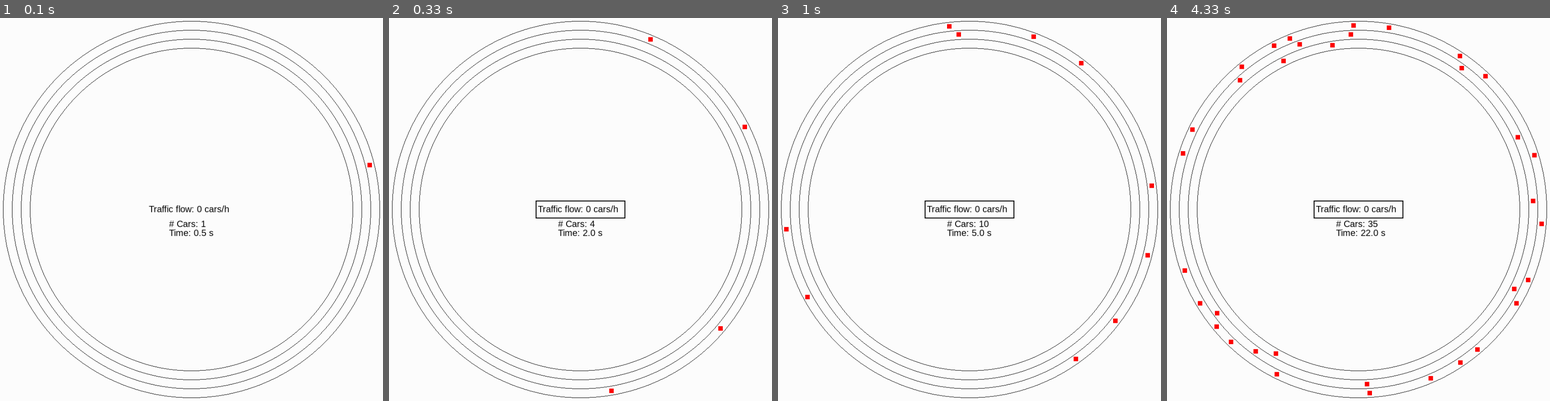
Above: before the commit, frames 1-4 (left to right).
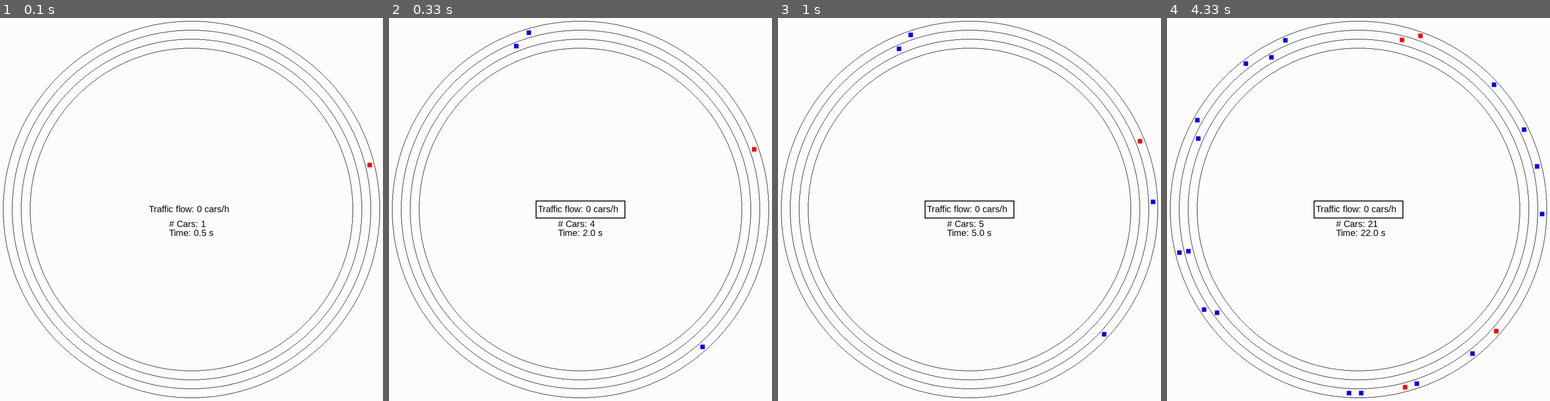
Above: after the commit, the same moments.

Repository: atonderski/TrafficMadness
Game: pygame game, started from traffic_madness/main.py
Same seed, same stepped clock (60 frames per second), same inputs: the game is played once before the commit and once after it.
Inputs:
- Up to frame 1 (0.1 s): no input
- Up to frame 2 (0.33 s): no input
- Up to frame 3 (1 s): no input
- Up to frame 4 (4.33 s): no input

Frame 1 is identical in both runs. In frame 2, 0.1% of the frame differs, in the area x 32-96%, y 3-99%; in frame 3, 0.3%; in frame 4, 0.9%, in the area x 2-99%, y 1-99%.

Commit message:
Buffer for velocities, retarded reactions

Diff:
--- a/traffic_madness/car/__init__.py
+++ b/traffic_madness/car/__init__.py
@@ -6,7 +6,7 @@
 class Car:
     def __init__(self, position, velocity, lane=0, delay_buffer_length=0):
         config = Config()
-        self.delay_buffer_length = delay_buffer_length
+        self.delay_buffer_length = config.delay_buffer_length
         self.timestep = config.timestep
         self.safetymultiplier = config.safetymultiplier
         self.position = position
@@ -19,6 +19,7 @@
         # self.color = (64 + random.randint(0, 127),
         #               64 + random.randint(0, 127),
         #               64 + random.randint(0, 127))
+        self.delay_buffer = []
 
     def update(self, target_speed, nearby_cars):
         pass
--- a/traffic_madness/car/aggressive_car.py
+++ b/traffic_madness/car/aggressive_car.py
@@ -3,7 +3,7 @@
 from traffic_madness.car.lane_switching_car import LaneSwitchingCar
 
 class AggressiveCar(LaneSwitchingCar):
-    def __init__(self, position, velocity, lane, delay_buffer_length=0):
+    def __init__(self, position, velocity, lane):
         config = Config()
         super().__init__(position, velocity, lane)
         self.acceleration *= config.aggressiveness
--- a/traffic_madness/car/lane_switching_car.py
+++ b/traffic_madness/car/lane_switching_car.py
@@ -39,8 +39,9 @@
         self.update_position(self.position + dist_to_car_in_front)
 
         assert self.velocity >= 0
-        if (len(self.delay_buffer) < self.delay_buffer_length):
-            self.delay_buffer.append(self.velocity)
+        self.delay_buffer.append(self.velocity)
+        self.velocity = 0
+        if (len(self.delay_buffer) > self.delay_buffer_length):
             self.velocity = self.delay_buffer.pop(0)
 
 
--- a/traffic_madness/config.py
+++ b/traffic_madness/config.py
@@ -6,7 +6,7 @@
         self.equilibration = 120 # Set equilibration time
         self.observation = 180 # Set time for observation
         # track properties
-        self.aggressives = 1.0 # % of aggressive drivers
+        self.aggressives = 0.2 # % of aggressive drivers
         self.passives = 0.0 # passive drivers
         self.lanes = 3
         self.speed_limit = 20
--- a/traffic_madness/main.py
+++ b/traffic_madness/main.py
@@ -22,6 +22,7 @@
     # Define an array for averaging the traffic flow (now 1 min average)
     # equilibration needs to be at least the average time
     flow_array = np.zeros(int(60 / config.timestep))
+
     spawning(track, drawer)
     equilibration(track, drawer, flow_array)
     observation(track, drawer, flow_array)
--- a/traffic_madness/plot_flow.py
+++ b/traffic_madness/plot_flow.py
@@ -1,5 +1,6 @@
 import matplotlib.pyplot as plt
 import numpy as np
+from traffic_madness.config import Config
 
 colors = ['k-', 'r-', 'b-', 'g-',
           'k--', 'r--', 'b--', 'g--',
@@ -28,3 +29,8 @@
 plt.ylabel('traffic flow [cars / h]')
 # plt.ylim(5000, 8000)
 plt.show()
+
+
+def optimal_flow(aggressives):
+    config = Config()
+    (config.speed_limit / config.track_length)
--- a/traffic_madness/track/multi_lane_track.py
+++ b/traffic_madness/track/multi_lane_track.py
@@ -77,7 +77,6 @@
         if random_nbr < config.aggressives:
             new_car = AggressiveCar(position=np.random.uniform(0.0, config.track_length),
                                    velocity=self.speed_limit,
-                                    delay_buffer_length = 1,
                                    lane=lane)
         elif random_nbr < config.aggressives + config.passives:
             new_car = PassiveCar(position=np.random.uniform(0.0, config.track_length),
